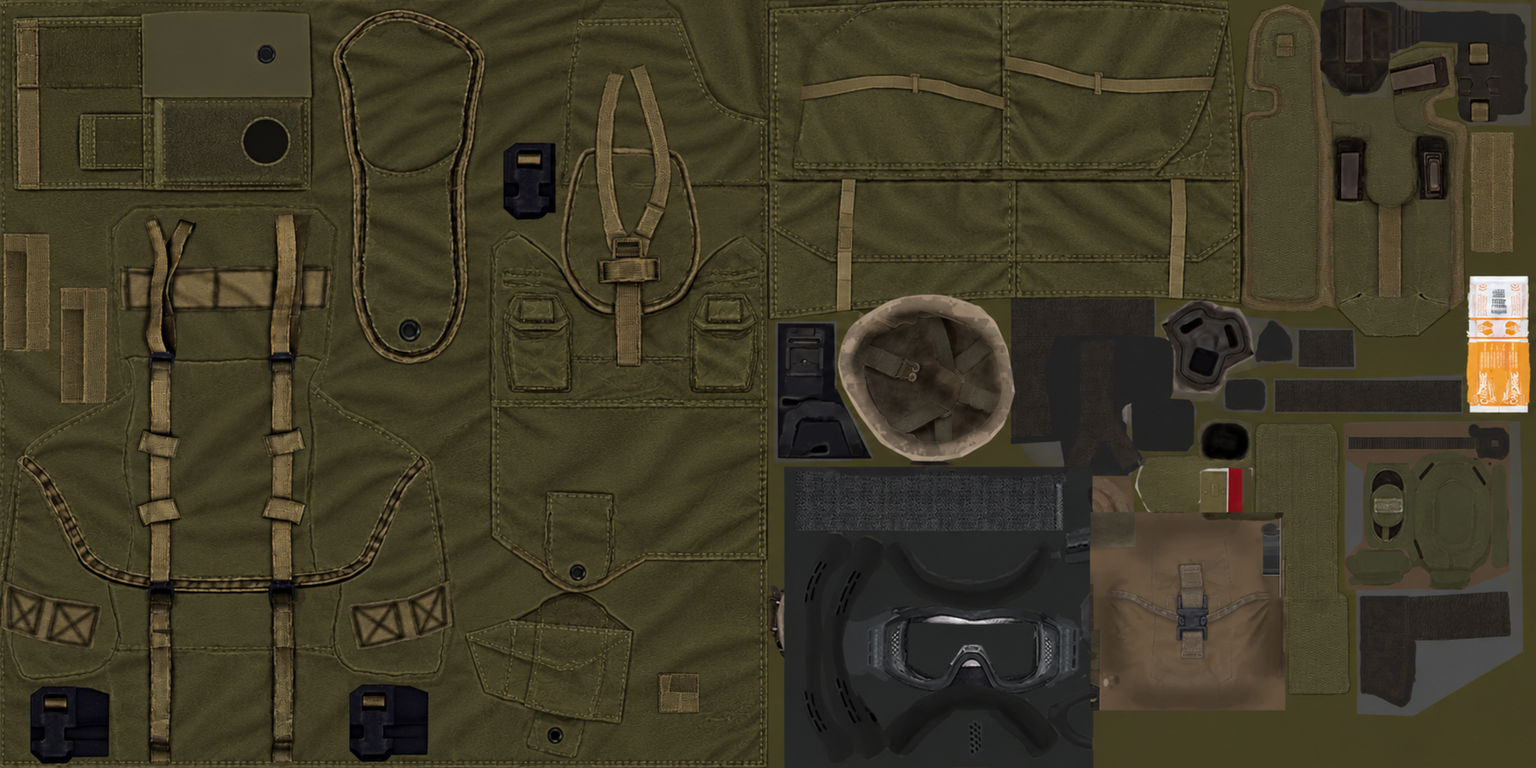
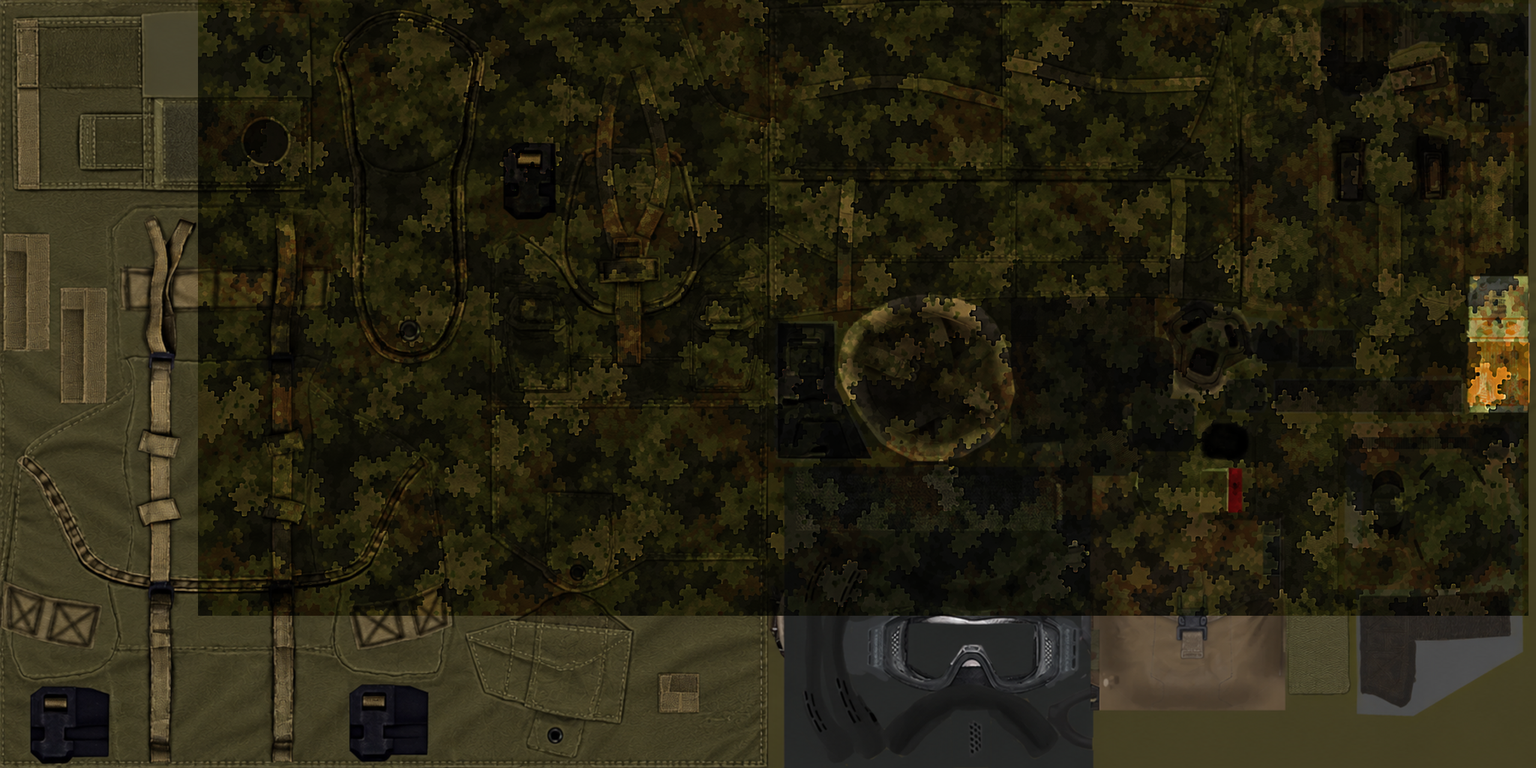
Comparing the layer stacks of the two 1536px x 768px images. Changes:
added group "Layer Group" (dissolve) with 2 layers above "edf_tdf_at_co.png" over 197, 0, 1529, 616
added layer "edf_tdf_at_co.png copy" (overlay) in group "Layer Group" over 197, 0, 1529, 616
added layer "edf_digital_camo.png" in group "Layer Group" over 197, 0, 1529, 616
